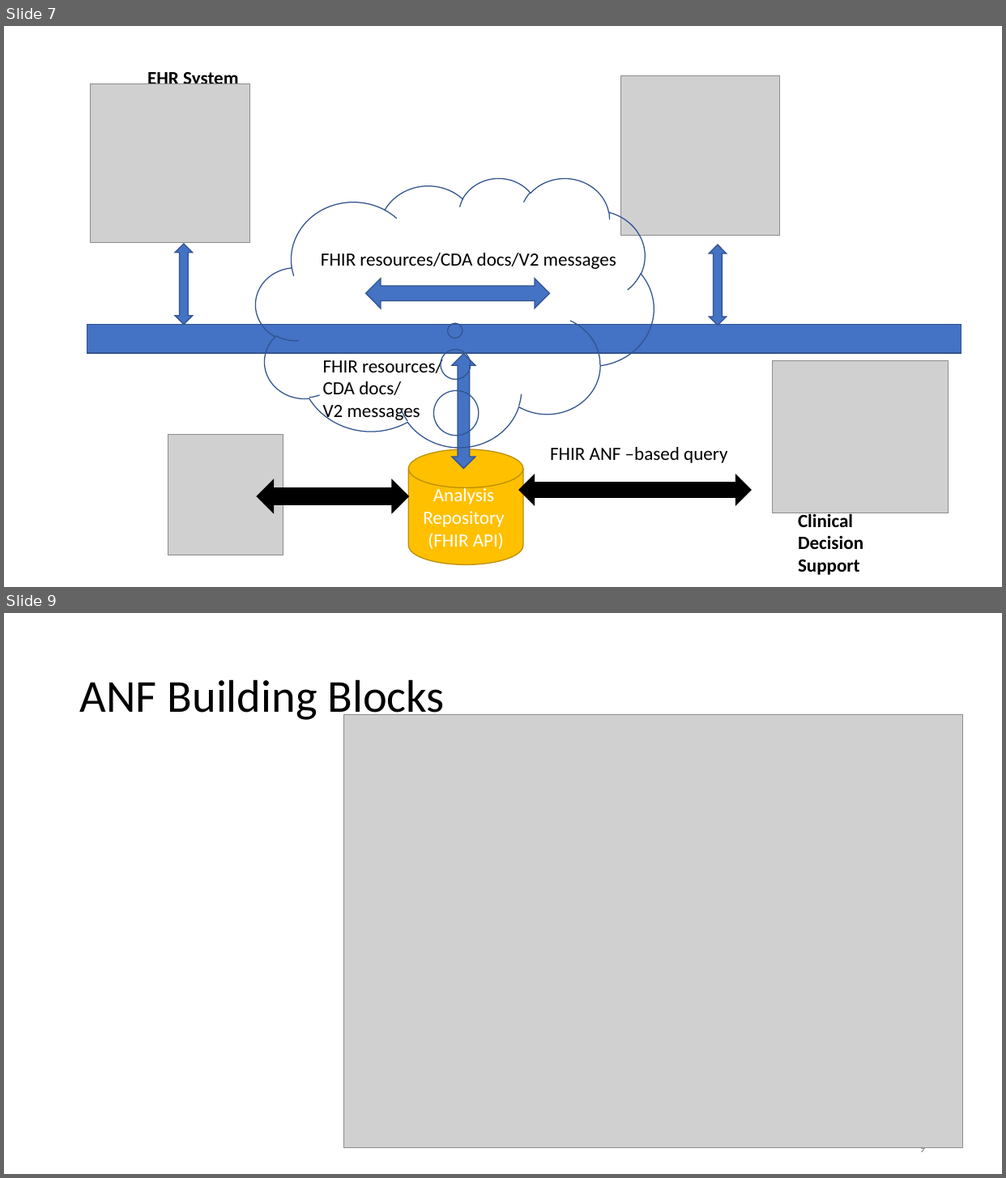
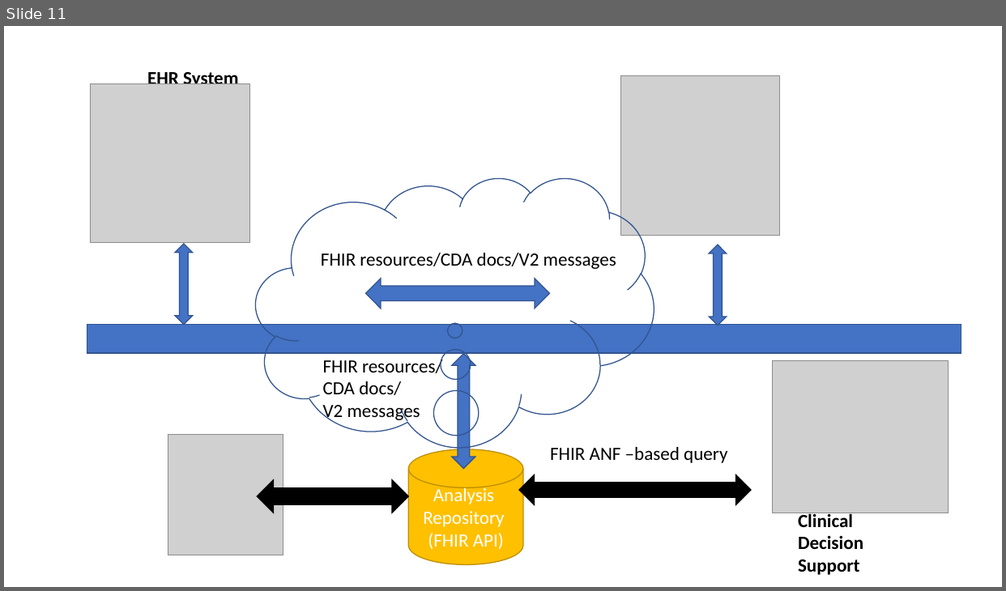
Before and after one commit to HL7/ANF, a slide deck: src/main/uml/doc/ANF Reference Model.pptx. Shown one above the other, each under a label of ours: slides 7 and 9 before the commit, slide 11 after it; the slides between them are not shown. The pictures are 1006x1178 and 1006x591 pixels, drawn with LibreOffice and Linux fonts; fonts in the diff are those of the drawing; grey boxes stand for pictures. Boxes give left, top, right and bottom in pixels: in the first picture for what was removed or moved away, otherwise in the second. Text is boxed around its words. In the diff, an @@ line names an element or a change of style, - is before the commit and + after.

```diff
--- a/src/main/uml/doc/ANF Reference Model.pptx
+++ b/src/main/uml/doc/ANF Reference Model.pptx
@@ slide 9 removed at [4, 613, 1002, 1174], background #FFFFFF @@
@@ title removed at [80, 679, 444, 722] @@
-ANF Building Blocks
@@ picture removed at [344, 715, 963, 1148] @@
@@ page number removed at [919, 1148, 926, 1157] @@
-9
@@ what was slide 7 is now slide 11 @@
```
Also in this commit, not shown: 7 slides added, 7 other slides removed, 1 other file.
